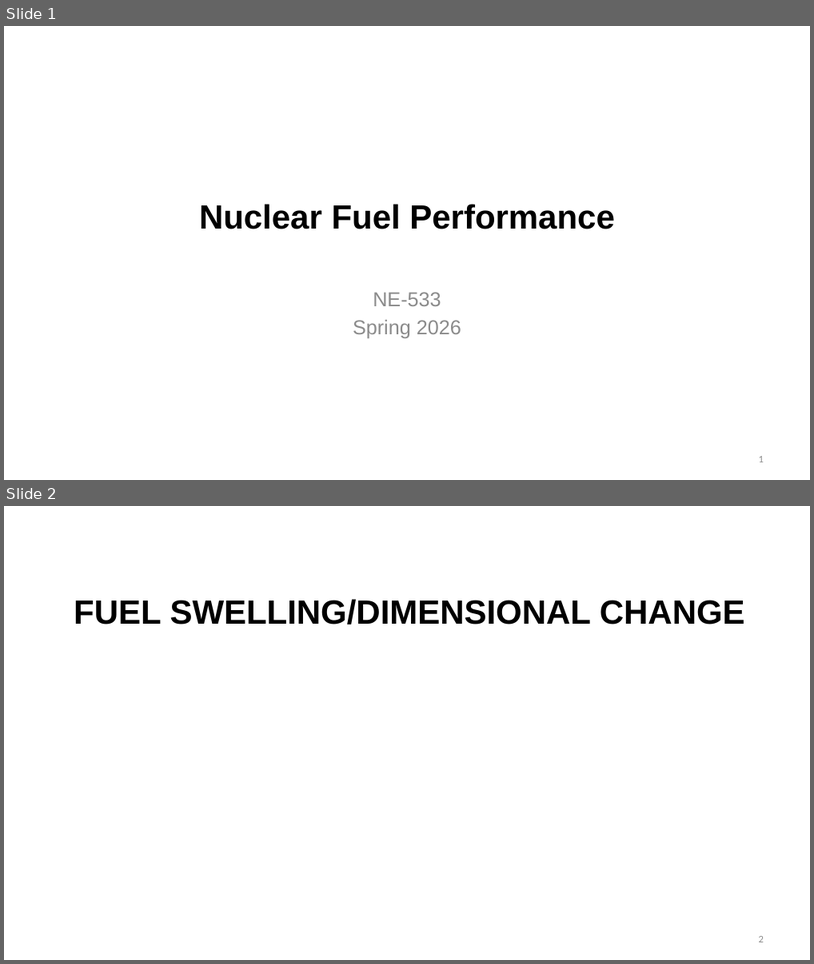
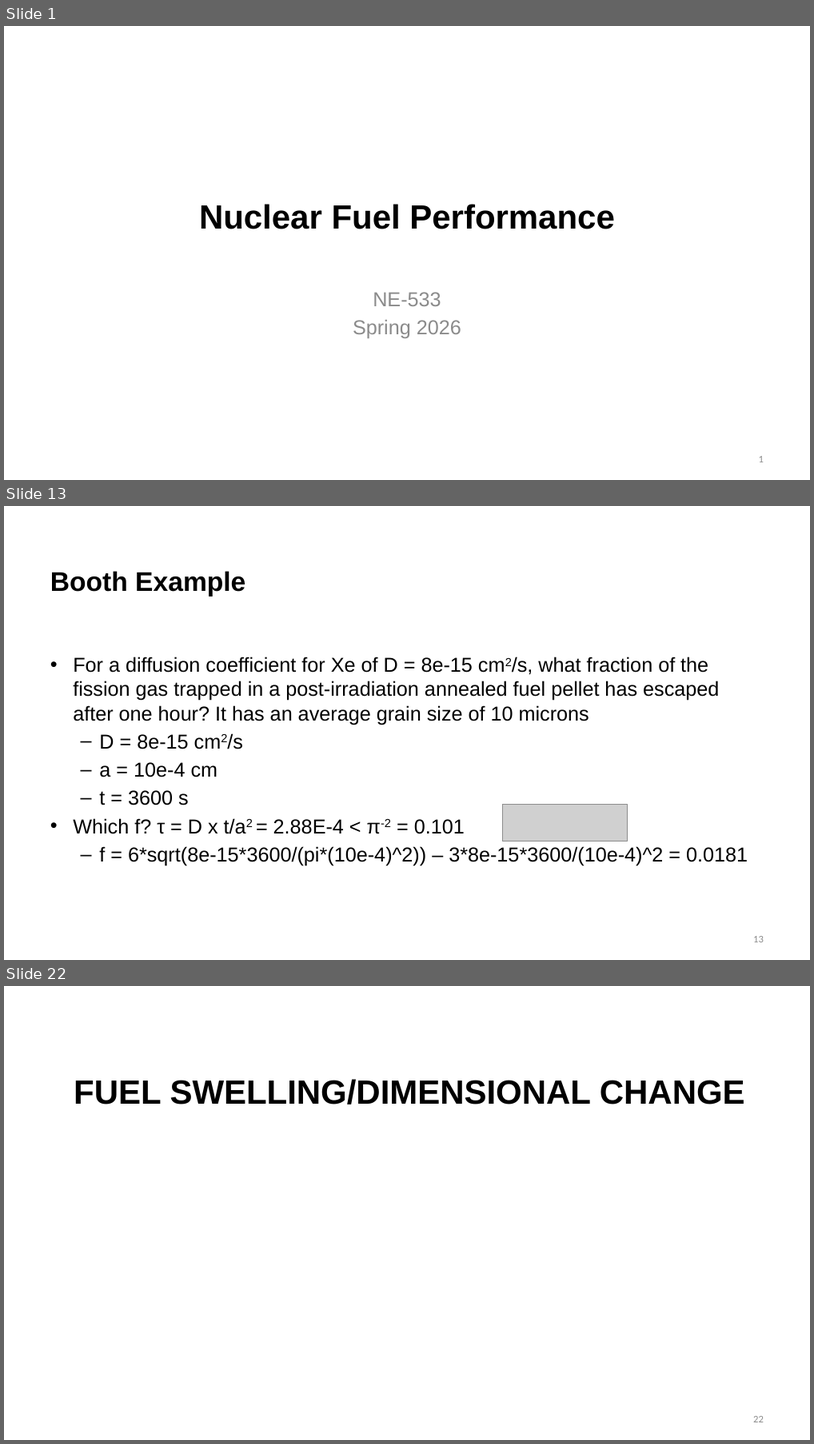
Before and after one commit to benbeeler/TEACHING, a slide deck: Nuclear_Fuel_Performance/NE533_Spring2026/Module3/Lec13_FGR_swelling.pptx. Shown one above the other, each under a label of ours: slides 1 and 2 before the commit, slides 1, 13 and 22 after it; the slides between them are not shown. The pictures are 814x964 and 814x1444 pixels, drawn with LibreOffice and Linux fonts; fonts in the diff are those of the drawing; grey boxes stand for pictures; background and template pictures are left out. Boxes give left, top, right and bottom in pixels: in the first picture for what was removed or moved away, otherwise in the second. Text is boxed around its words. In the diff, an @@ line names an element or a change of style, - is before the commit and + after.

```diff
--- a/Nuclear_Fuel_Performance/NE533_Spring2026/Module3/Lec13_FGR_swelling.pptx
+++ b/Nuclear_Fuel_Performance/NE533_Spring2026/Module3/Lec13_FGR_swelling.pptx
@@ slide 13 added at [4,506,810,960], background #FFFFFF @@
@@ title added at [50,571,246,596], 32 pt, text #000000, bold @@
+Booth Example
@@ text added at [73,656,748,866], 24 pt, text #000000 @@
+• For a diffusion coefficient for Xe of D = 8e-15 cm2/s, what fraction of the fission gas trapped in a post-irradiation annealed fuel pellet has escaped after one hour? It has an average grain size of 10 microns
+  – D = 8e-15 cm2/s
+  – a = 10e-4 cm
+  – t = 3600 s
+• Which f? τ = D x t/a2 = 2.88E-4 < π-2 = 0.101
+  – f = 6*sqrt(8e-15*3600/(pi*(10e-4)^2)) – 3*8e-15*3600/(10e-4)^2 = 0.0181
@@ picture added at [502,804,628,841] @@
@@ page number added at [754,936,764,942], 12 pt, text #8C8C8C @@
+13
@@ what was slide 2 is now slide 22 @@
@@ page number at [754,1416,764,1422]: text changed @@
-2
+22
```
Also in this commit, not shown: 8 slides changed, 19 other slides added, 8 other files.
